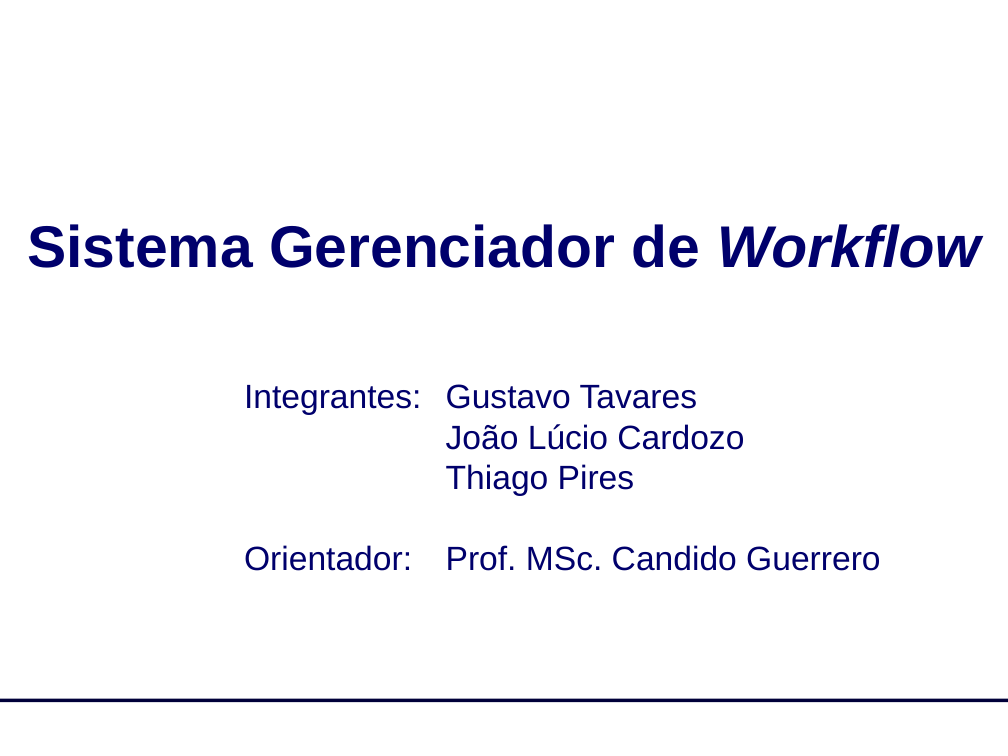
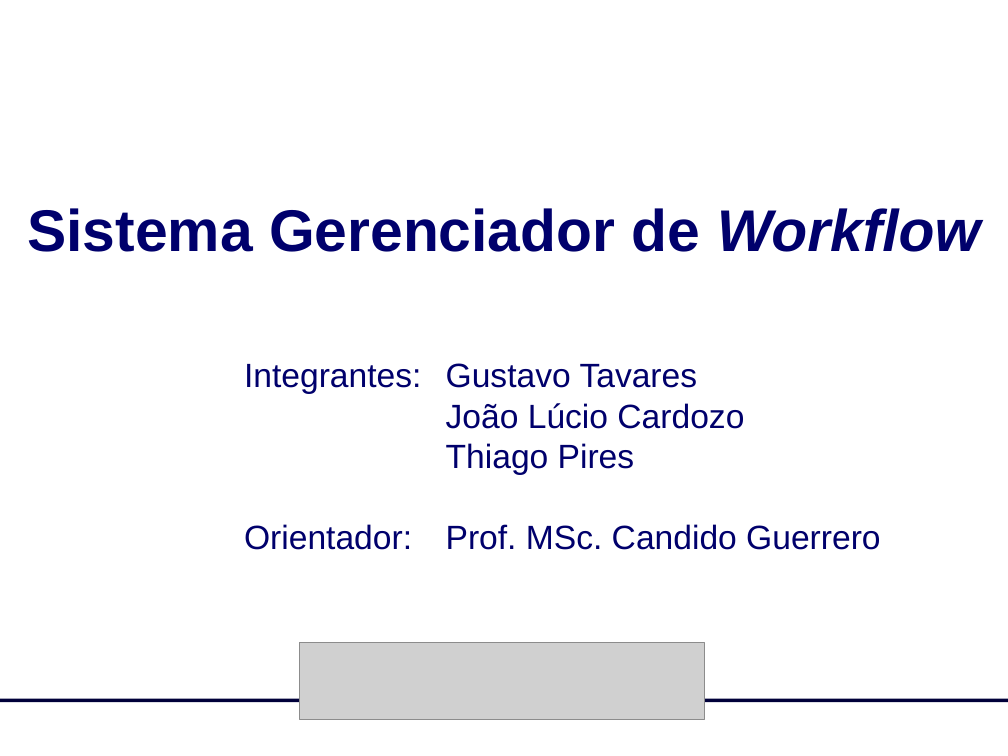
Before and after one commit to luciahsp/sisgestor, a slide deck: slide 1 of documentacao/SisGestor_Apresentação.ppt. Drawn at 1008x756 pixels with LibreOffice and Linux fonts; fonts in the diff are those of the drawing; grey boxes stand for pictures; background and template pictures are left out. Boxes give left, top, right and bottom in pixels: in the first picture for what was removed or moved away, otherwise in the second. Text is boxed around its words. In the diff, an @@ line names an element or a change of style, - is before the commit and + after.

```diff
--- a/documentacao/SisGestor_Apresentação.ppt
+++ b/documentacao/SisGestor_Apresentação.ppt
@@ text "Sistema Gerenciador de Workflow": place and size @@
-text "Sistema Gerenciador de Workflow" at [27,224,980,268]
+text "Sistema Gerenciador de Workflow" at [27,208,980,252]
@@ text "Integrantes: Gustavo Tavares": place and size @@
-text "Integrantes: Gustavo Tavares" at [244,384,880,571]
+text "Integrantes: Gustavo Tavares" at [244,363,880,550]
@@ picture added at [299,642,705,719] @@
```
Also in this commit, not shown: 1 other slide changed, 1 other file.
